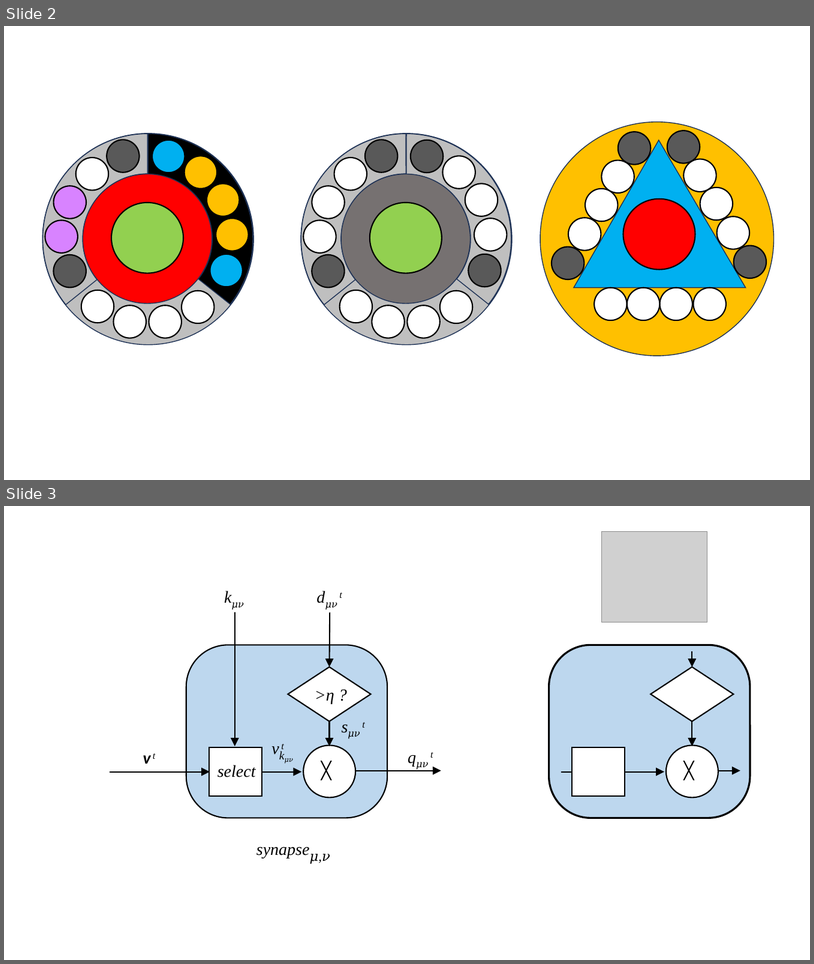
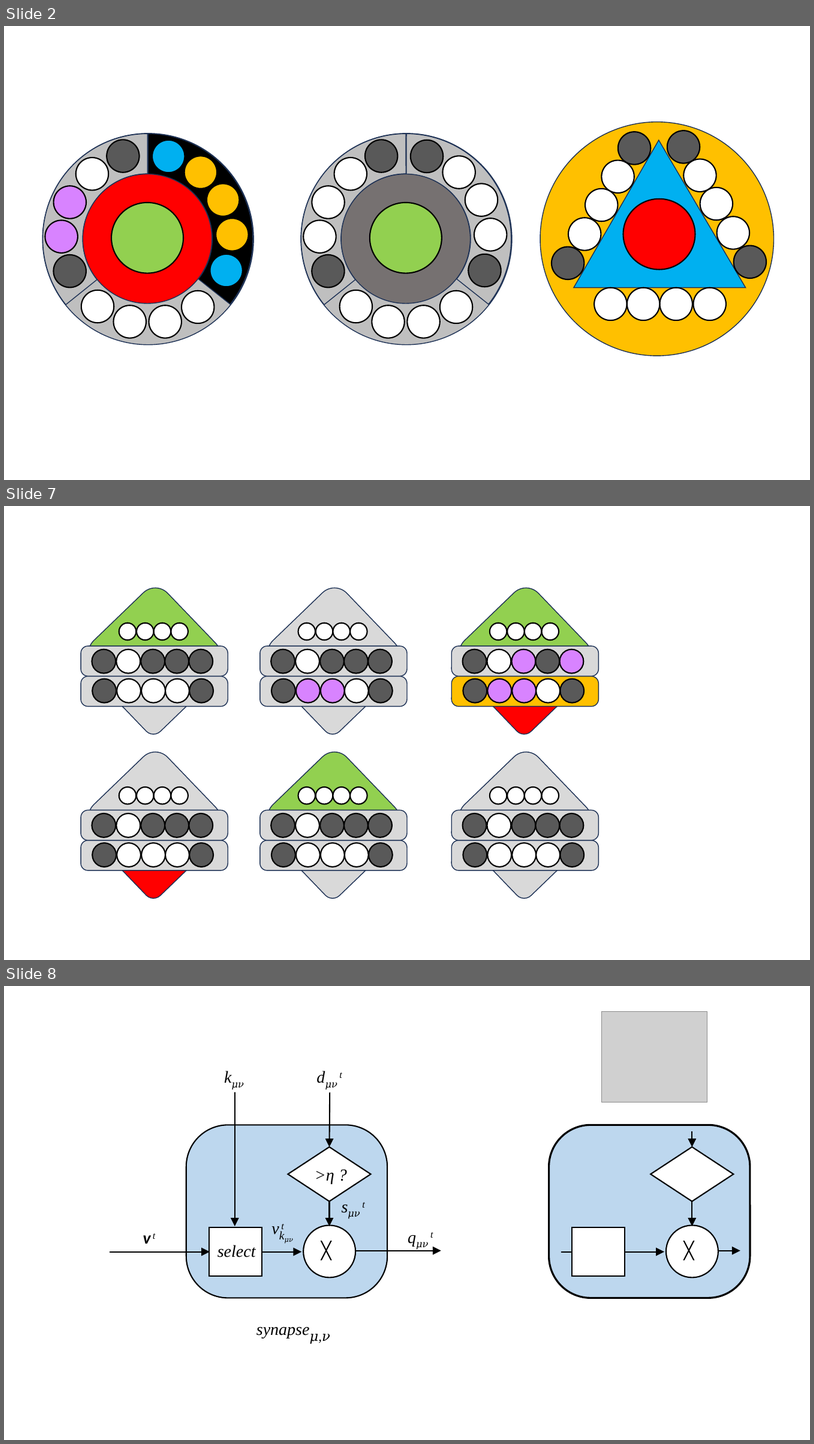
Before and after one commit to ihux/carabao-utils, a slide deck: doc/paper/Sequence Memory.pptx. Shown one above the other, each under a label of ours: slides 2 and 3 before the commit, slides 2, 7 and 8 after it; the slides between them are not shown. The pictures are 814x964 and 814x1444 pixels, drawn with LibreOffice and Linux fonts; fonts in the diff are those of the drawing; grey boxes stand for pictures. Boxes give left, top, right and bottom in pixels: in the first picture for what was removed or moved away, otherwise in the second. Text is boxed around its words. In the diff, an @@ line names an element or a change of style, - is before the commit and + after.

```diff
--- a/doc/paper/Sequence Memory.pptx
+++ b/doc/paper/Sequence Memory.pptx
@@ slide 7 added at [4, 506, 810, 960], background #FFFFFF @@
@@ group added at [81, 581, 228, 739]: 14 ellipses, 4 rounded rectangles @@
@@ group added at [260, 581, 407, 739]: 14 ellipses, 4 rounded rectangles @@
@@ group added at [452, 581, 599, 739]: 14 ellipses, 4 rounded rectangles @@
@@ group added at [81, 745, 228, 903]: 14 ellipses, 4 rounded rectangles @@
@@ group added at [260, 745, 407, 903]: 14 ellipses, 4 rounded rectangles @@
@@ group added at [452, 745, 599, 903]: 14 ellipses, 4 rounded rectangles @@
@@ what was slide 3 is now slide 8 @@
```
Also in this commit, not shown: 1 slide changed, 4 other slides added, 2 other files.
